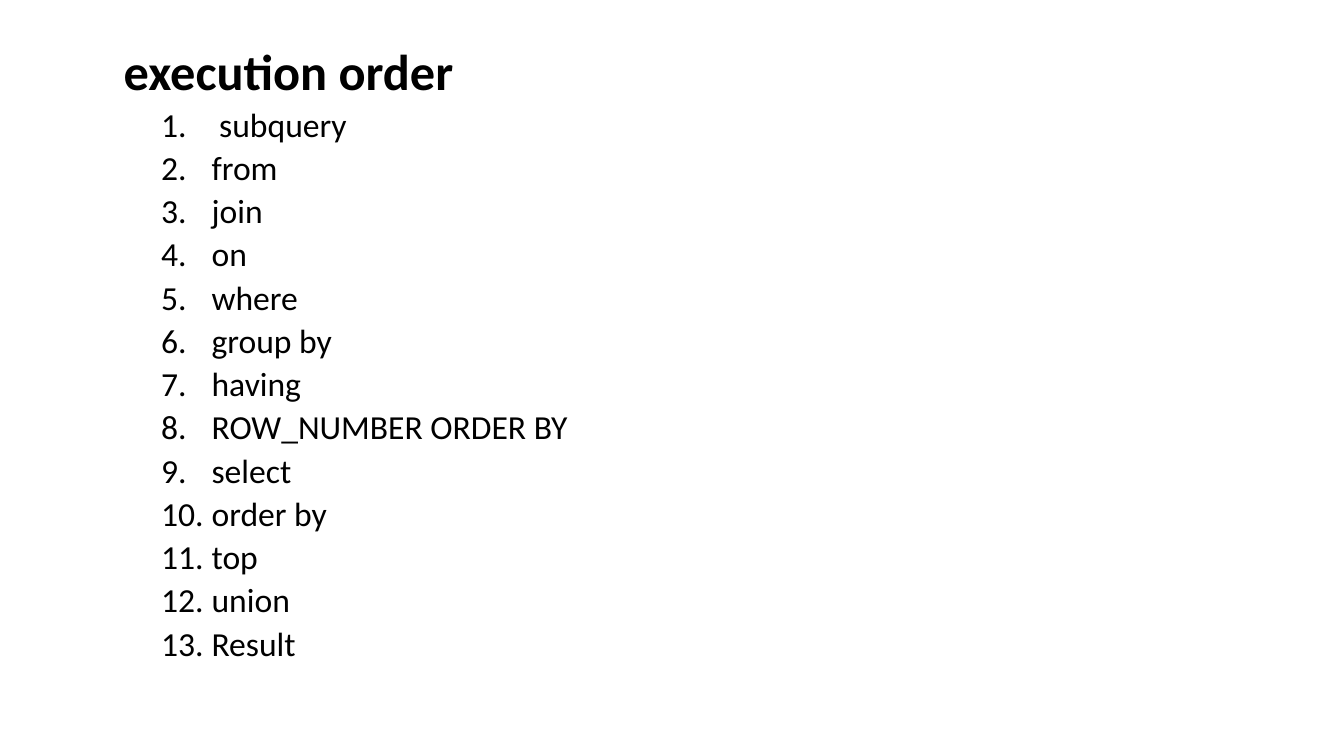
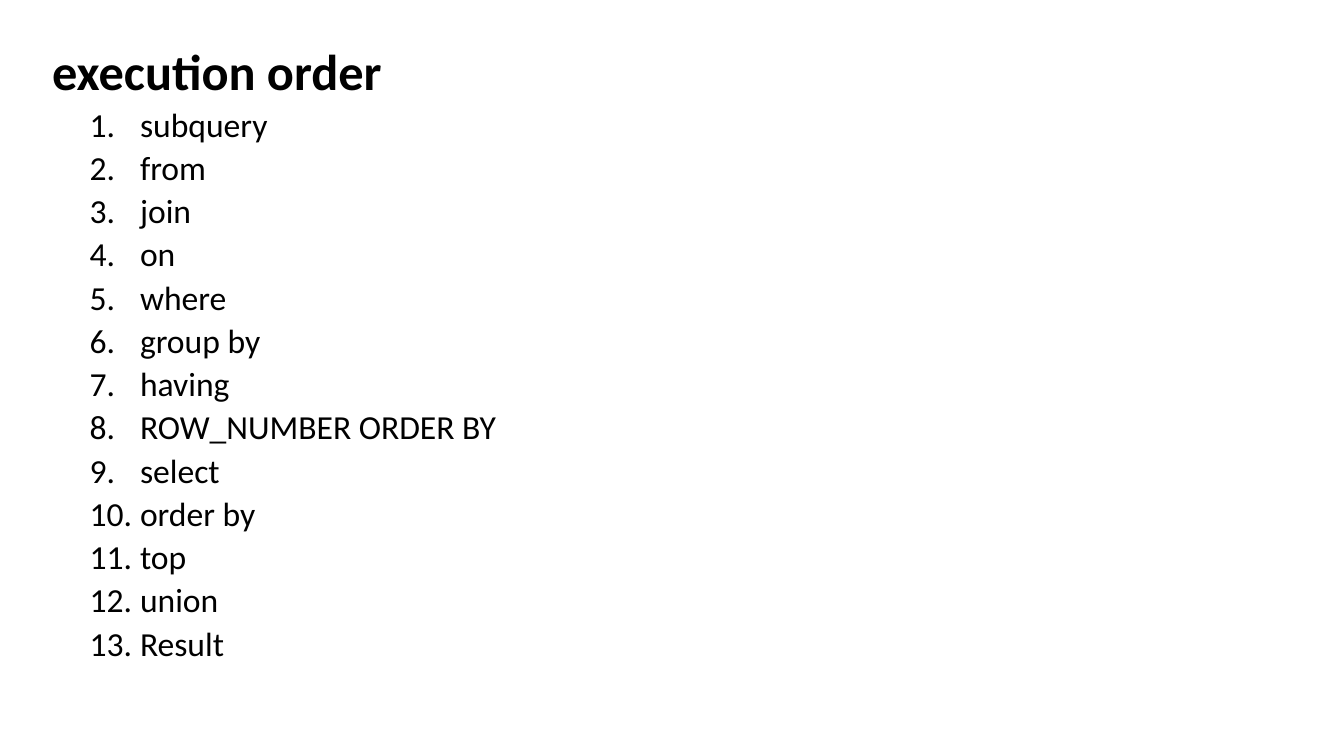
Before and after one commit to AhmedMohamedSamir1/Summary, a slide deck: slide 49 of DB.pptx. Drawn at 1344x756 pixels with LibreOffice and Linux fonts; fonts in the diff are those of the drawing. Boxes give left, top, right and bottom in pixels: in the first picture for what was removed or moved away, otherwise in the second. Text is boxed around its words. In the diff, an @@ line names an element or a change of style, - is before the commit and + after.

```diff
--- a/DB.pptx
+++ b/DB.pptx
@@ text "execution order": place and size @@
-text "execution order" at box(124, 54, 568, 657)
+text "execution order" at box(52, 54, 496, 657)
```
Also in this commit, not shown: 5 other slides changed, 8 slides added, 7 other files.
